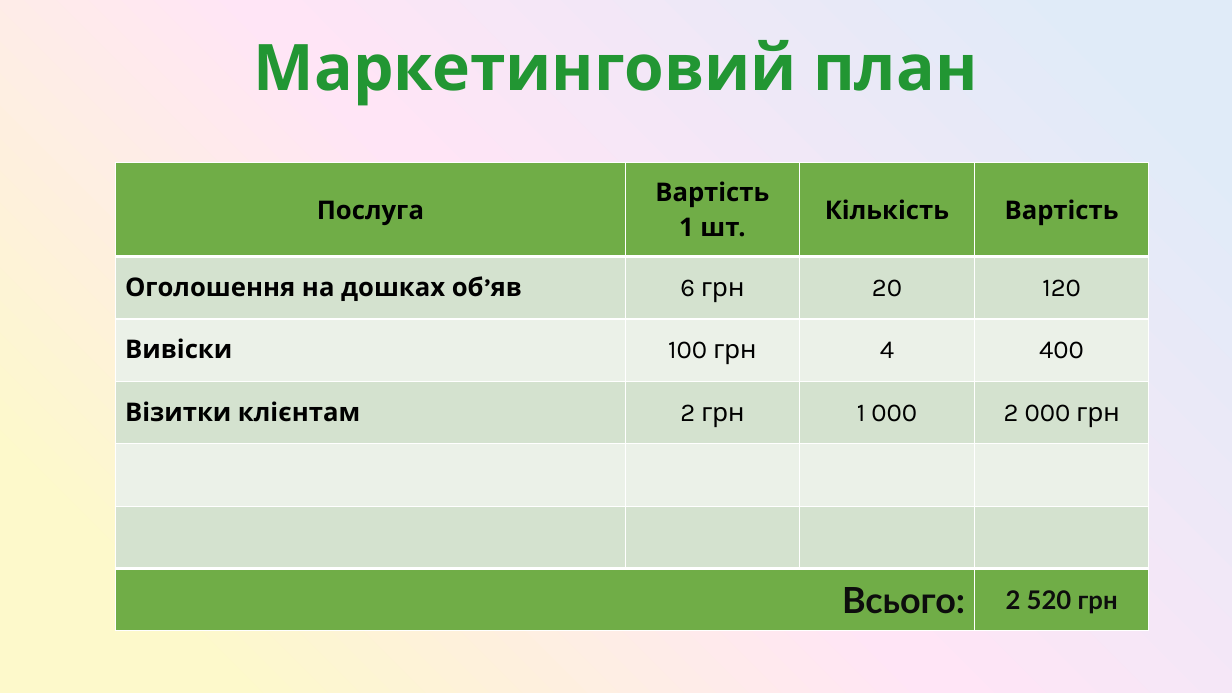
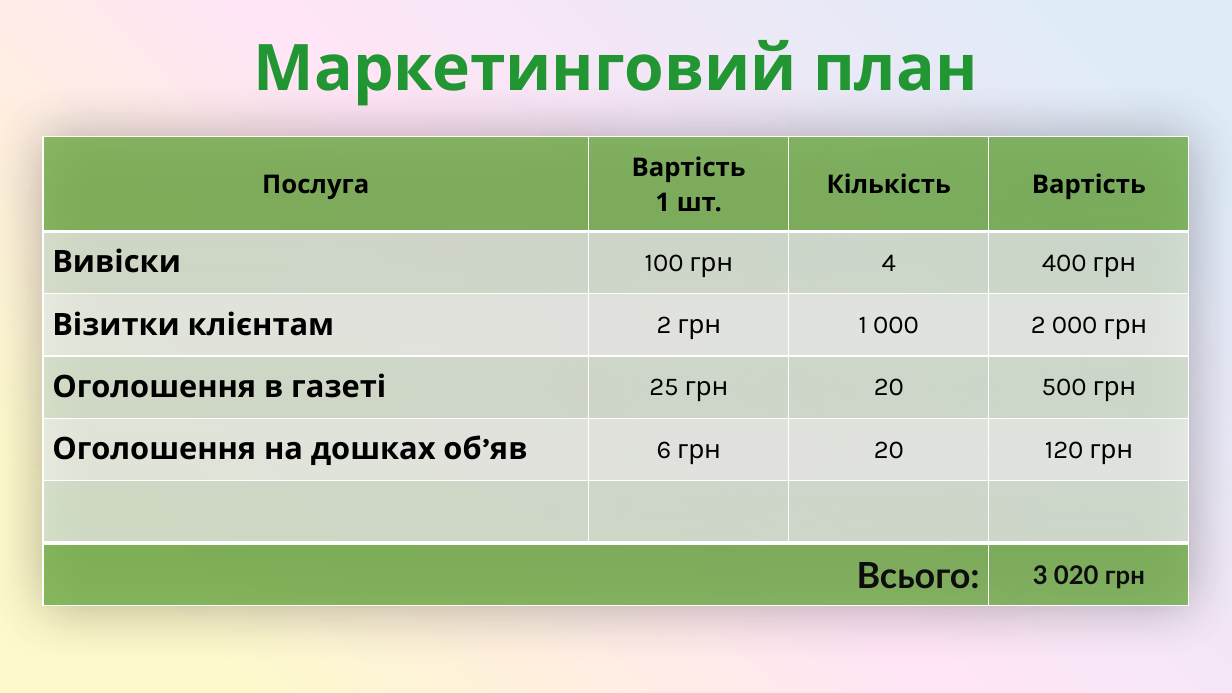
Before and after one commit to SashaGaran/Katya_diplomna, a slide deck: slide 4 of diplomna.pptx. Drawn at 1232x693 pixels with LibreOffice and Linux fonts; fonts in the diff are those of the drawing. Boxes give left, top, right and bottom in pixels: in the first picture for what was removed or moved away, otherwise in the second. Text is boxed around its words. In the diff, an @@ line names an element or a change of style, - is before the commit and + after.

```diff
--- a/diplomna.pptx
+++ b/diplomna.pptx
@@ table at [43, 137, 1191, 605] @@
-row 2: Оголошення на дошках об’яв | 6 грн | 20 | 120
-row 3: Вивіски | 100 грн | 4 | 400
+row 2: Вивіски | 100 грн | 4 | 400 грн
+row 4: Оголошення в газеті | 25 грн | 20 | 500 грн
+row 5: Оголошення на дошках об’яв | 6 грн | 20 | 120 грн
-row 6:  |  |  | 
-row 7: Всього: |  |  | 2 520 грн
+row 7: Всього: |  |  | 3 020 грн
@@ fill #70AD47 to #70AD47 at 80% opacity in 6 cells @@
@@ fill #D5E3CF to #D5E3CF at 80% opacity in 12 cells @@
@@ fill #EBF1E9 to #EBF1E9 at 80% opacity in 8 cells @@
@@ table: place and size @@
-table at [116, 162, 1149, 630]
+table at [43, 137, 1191, 605]
```
Also in this commit, not shown: 1 other slide changed, 2 slides added, 2 slides removed.
